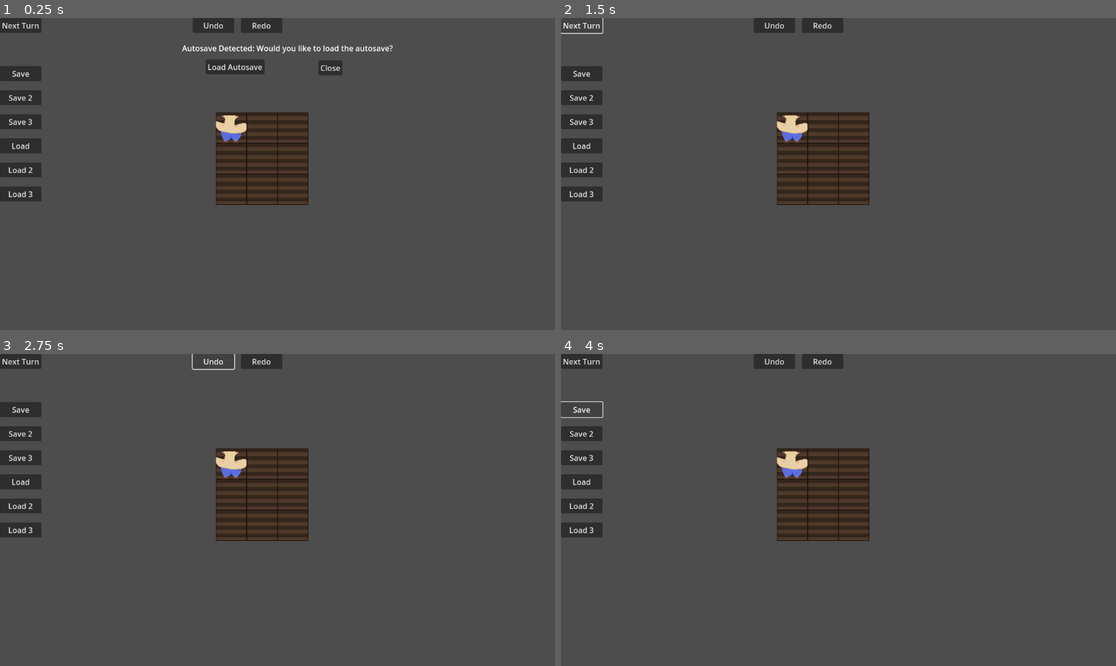
Above: before the commit, frames 1-4 (two rows, left to right).
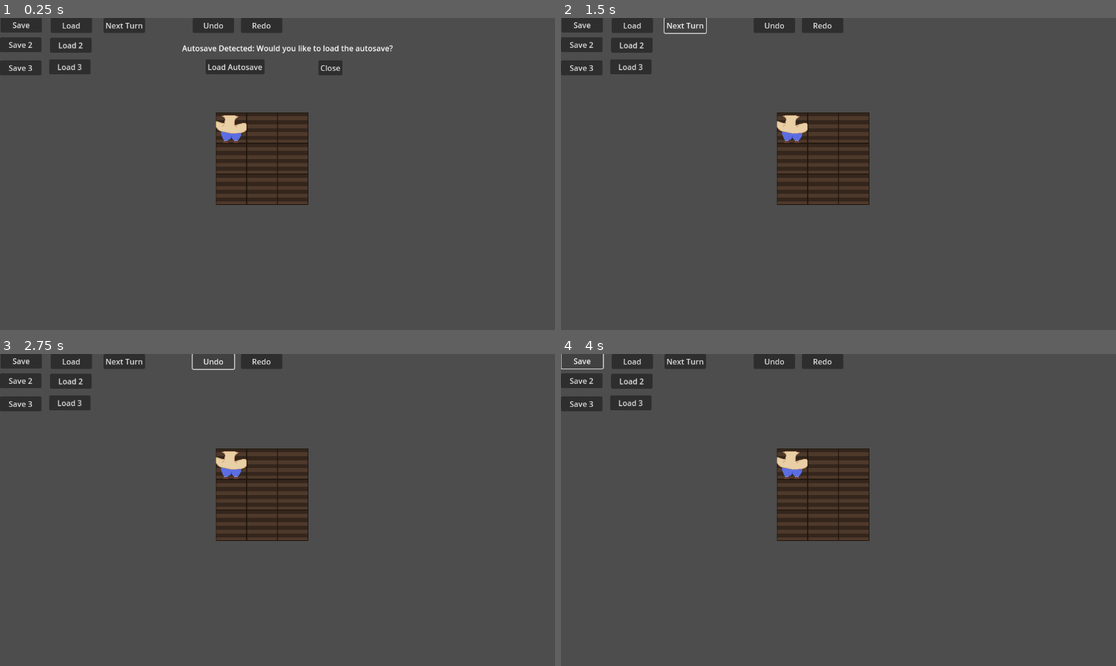
Above: after the commit, the same moments.

Repository: ZaneShan/CMPM-121-F
Game: Godot game, scene res://Main.tscn
Same seed, same stepped clock (60 frames per second), same inputs: the game is played once before the commit and once after it.
Inputs:
- Up to frame 1 (0.25 s): no input
- Up to frame 2 (1.5 s): click "Next Turn" at 0.5 s; click "Next Turn" at 1.25 s
- Up to frame 3 (2.75 s): click "Undo" at 2 s
- Up to frame 4 (4 s): click "Redo" at 2.75 s; click "Save" at 3.5 s

The runs differ from the first frame. In frame 1, 3.7% of the frame differs, in the area x 0-27%, y 0-59%; in frame 2, 3.5%; in frame 3, 3.7%; in frame 4, 3.6%.

Commit message:
f1.9 Reorganizing Save/Load buttons

Diff:
--- a/Main.tscn
+++ b/Main.tscn
@@ -6,44 +6,48 @@
 script = ExtResource("1_dilqc")
 
 [node name="TurnButton" type="Button" parent="."]
-offset_right = 8.0
-offset_bottom = 8.0
+offset_left = 215.0
+offset_right = 301.0
+offset_bottom = 31.0
 text = "Next Turn"
 
 [node name="SaveButton" type="Button" parent="."]
-offset_top = 100.0
-offset_right = 86.0
-offset_bottom = 131.0
+offset_left = 1.0
+offset_top = -1.0
+offset_right = 87.0
+offset_bottom = 30.0
 text = "Save"
 
 [node name="SaveButton2" type="Button" parent="."]
-offset_top = 150.0
+offset_top = 40.0
 offset_right = 86.0
-offset_bottom = 181.0
+offset_bottom = 71.0
 text = "Save 2"
 
 [node name="SaveButton3" type="Button" parent="."]
-offset_top = 200.0
+offset_top = 88.0
 offset_right = 86.0
-offset_bottom = 231.0
+offset_bottom = 119.0
 text = "Save 3"
 
 [node name="LoadButton" type="Button" parent="."]
-offset_top = 250.0
-offset_right = 86.0
-offset_bottom = 281.0
+offset_left = 105.0
+offset_right = 191.0
+offset_bottom = 31.0
 text = "Load"
 
 [node name="LoadButton2" type="Button" parent="."]
-offset_top = 300.0
-offset_right = 86.0
-offset_bottom = 331.0
+offset_left = 104.0
+offset_top = 41.0
+offset_right = 190.0
+offset_bottom = 72.0
 text = "Load 2"
 
 [node name="LoadButton3" type="Button" parent="."]
-offset_top = 350.0
-offset_right = 86.0
-offset_bottom = 381.0
+offset_left = 102.0
+offset_top = 86.0
+offset_right = 188.0
+offset_bottom = 117.0
 text = "Load 3"
 
 [node name="UndoButton" type="Button" parent="."]
